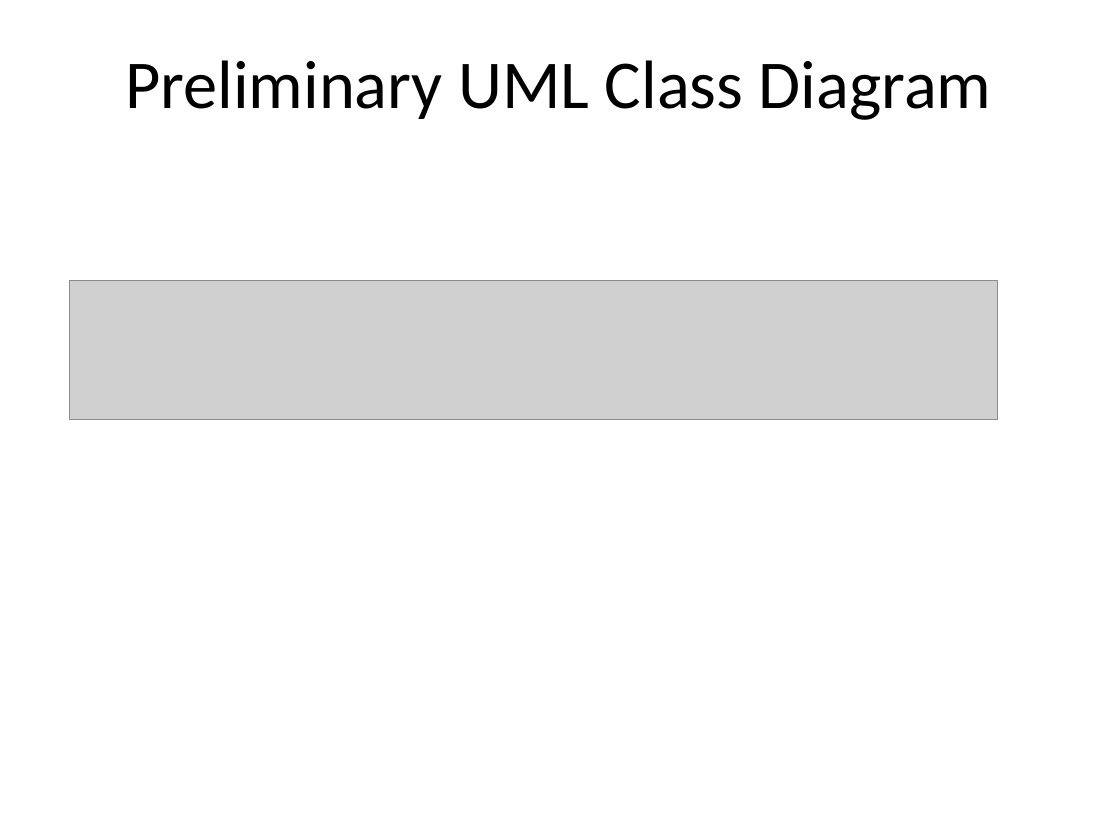
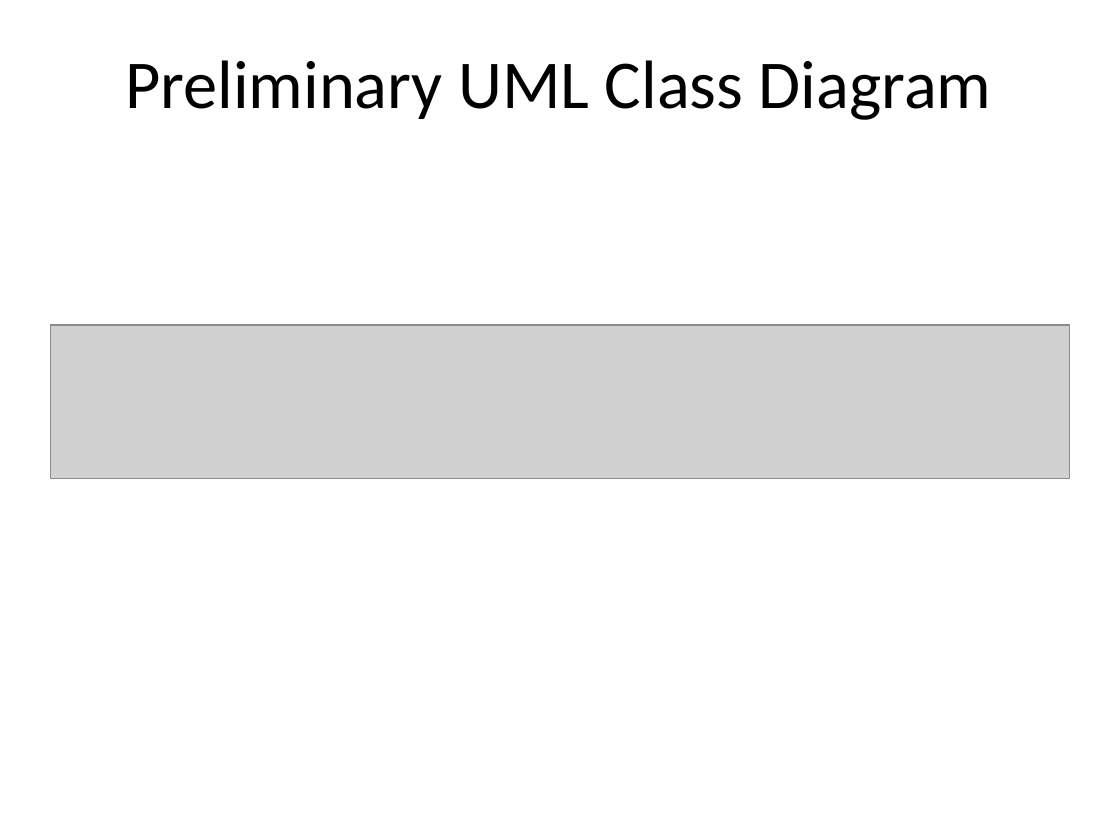
Before and after one commit to edofazza/pokeMongo, a slide deck: slide 6 of Documentation/slides.pptx. Drawn at 1120x840 pixels with LibreOffice and Linux fonts; fonts in the diff are those of the drawing; grey boxes stand for pictures; background and template pictures are left out. Boxes give left, top, right and bottom in pixels: in the first picture for what was removed or moved away, otherwise in the second. Text is boxed around its words. In the diff, an @@ line names an element or a change of style, - is before the commit and + after.

```diff
--- a/Documentation/slides.pptx
+++ b/Documentation/slides.pptx
@@ picture removed at box(69, 281, 998, 420) @@
@@ picture added at box(50, 325, 1070, 478) @@
```
Also in this commit, not shown: 2 other slides changed, 4 other files.
